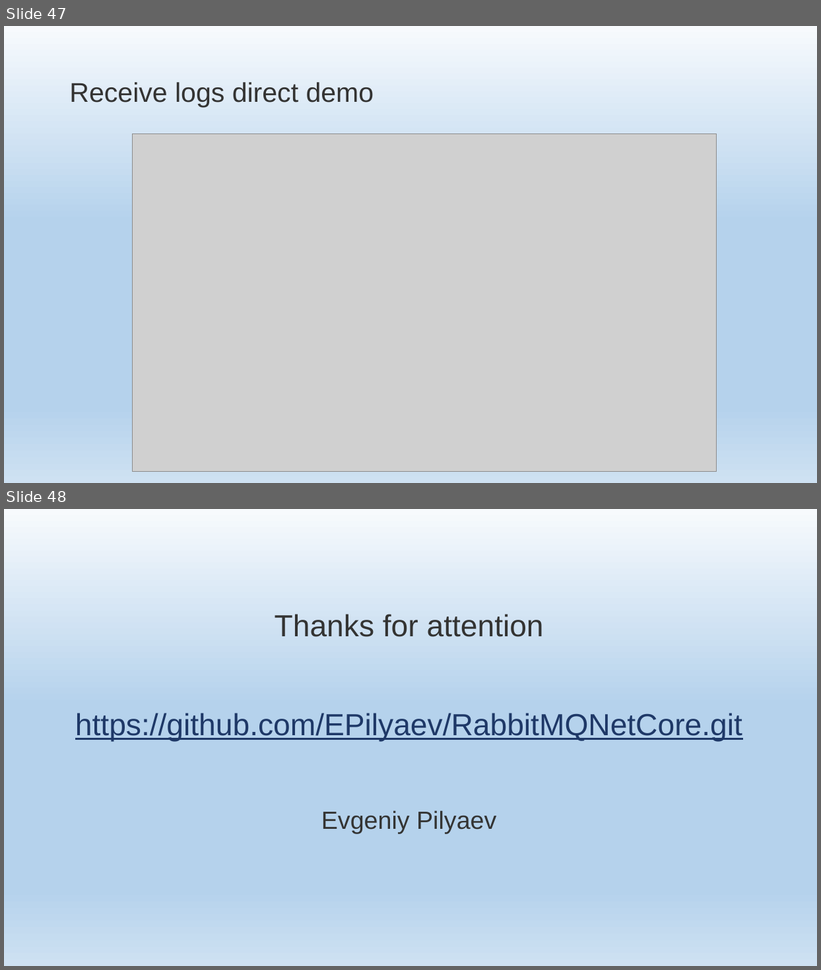
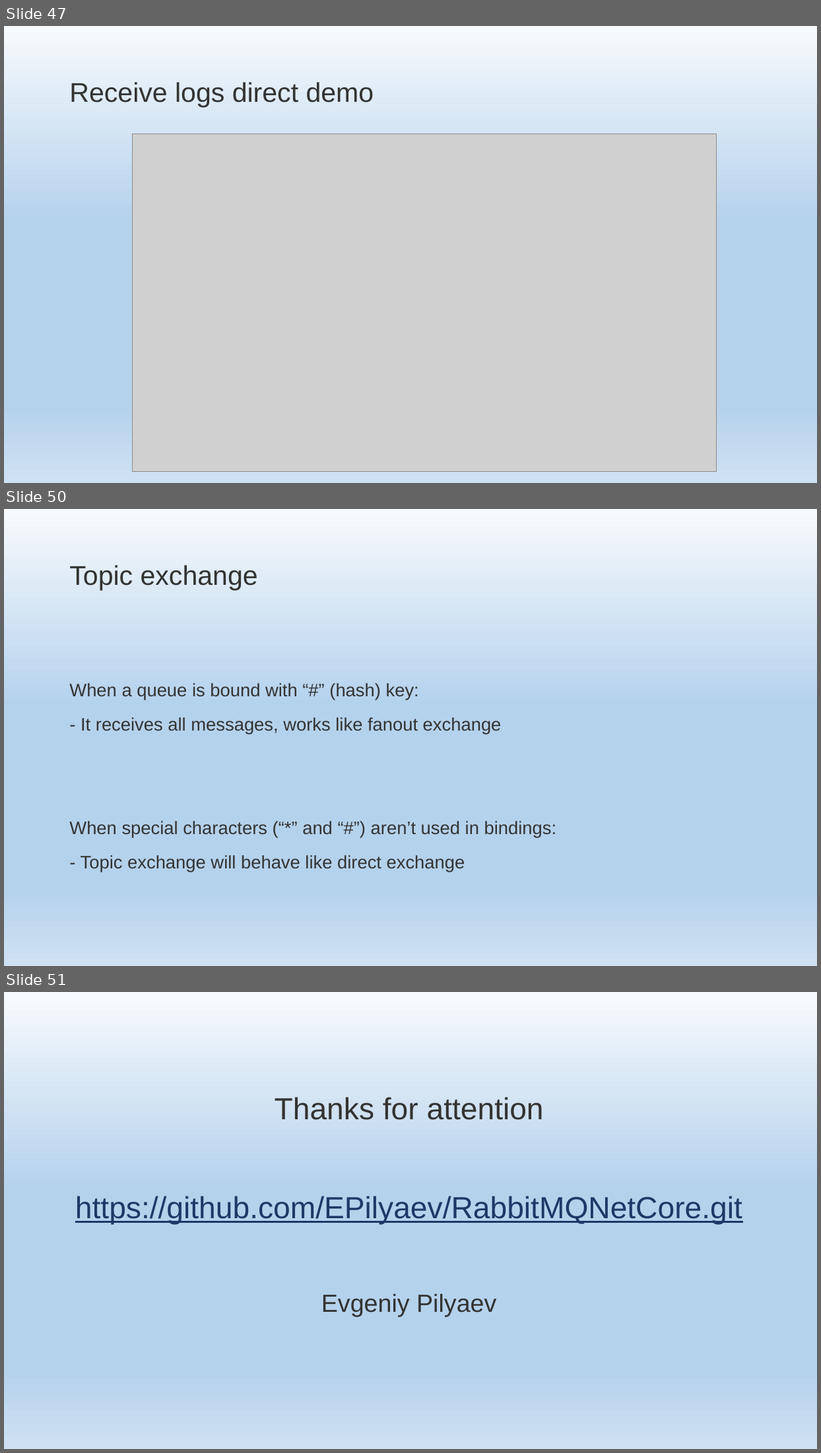
Before and after one commit to EPilyaev/RabbitMQNetCore, a slide deck: RabbitMQNetCore.pptm. Shown one above the other, each under a label of ours: slides 47 and 48 before the commit, slides 47, 50 and 51 after it; the slides between them are not shown. The pictures are 821x970 and 821x1453 pixels, drawn with LibreOffice and Linux fonts; fonts in the diff are those of the drawing; grey boxes stand for pictures; background and template pictures are left out. Boxes give left, top, right and bottom in pixels: in the first picture for what was removed or moved away, otherwise in the second. Text is boxed around its words. In the diff, an @@ line names an element or a change of style, - is before the commit and + after.

Commit message:
Add topic exhange theory

```diff
--- a/RabbitMQNetCore.pptm
+++ b/RabbitMQNetCore.pptm
@@ slide 50 added at (4, 509, 817, 966), background gradient #F7FAFD to #B5D2EC to #CEE1F2 @@
@@ title added at (69, 565, 258, 590), 48 pt, text #333332 @@
+Topic exchange
@@ text added at (69, 683, 557, 873), 32 pt, text #333332 @@
+When a queue is bound with “#” (hash) key:
+- It receives all messages, works like fanout exchange
+When special characters (“*” and “#”) aren’t used in bindings:
+- Topic exchange will behave like direct exchange
@@ what was slide 48 is now slide 51 @@
```
Also in this commit, not shown: 2 other slides added.
